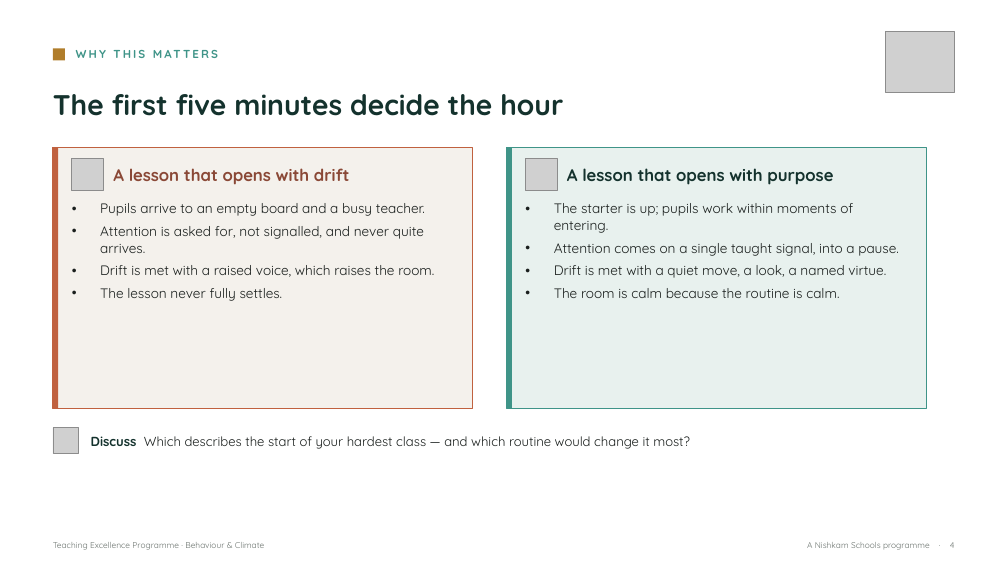
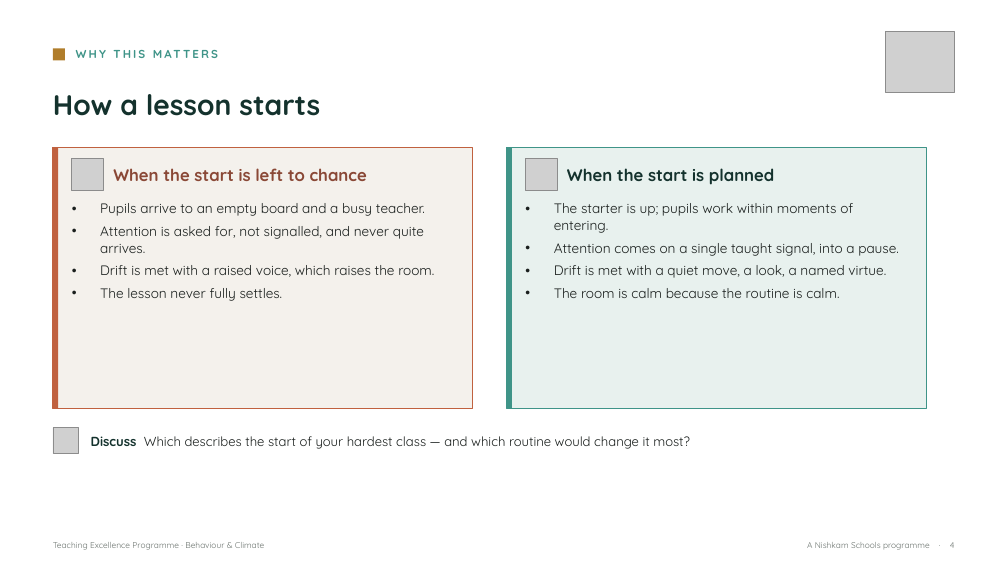
Before and after one commit to NSWLTandL/teachinglearninghub, a slide deck: slide 4 of Pillar1-Behaviour-and-Climate-facilitator-deck.pptx. Drawn at 1008x567 pixels with LibreOffice and Linux fonts; fonts in the diff are those of the drawing; grey boxes stand for pictures. Boxes give left, top, right and bottom in pixels: in the first picture for what was removed or moved away, otherwise in the second. Text is boxed around its words. In the diff, an @@ line names an element or a change of style, - is before the commit and + after.

```diff
--- a/Pillar1-Behaviour-and-Climate-facilitator-deck.pptx
+++ b/Pillar1-Behaviour-and-Climate-facilitator-deck.pptx
@@ text at bbox=[53, 94, 320, 116]: text changed @@
-The first five minutes decide the hour
+How a lesson starts
@@ text at bbox=[113, 168, 367, 181]: text changed @@
-A lesson that opens with drift
+When the start is left to chance
@@ text at bbox=[567, 168, 775, 185]: text changed @@
-A lesson that opens with purpose
+When the start is planned
```
Also in this commit, not shown: 5 other slides changed, 13 other files.
